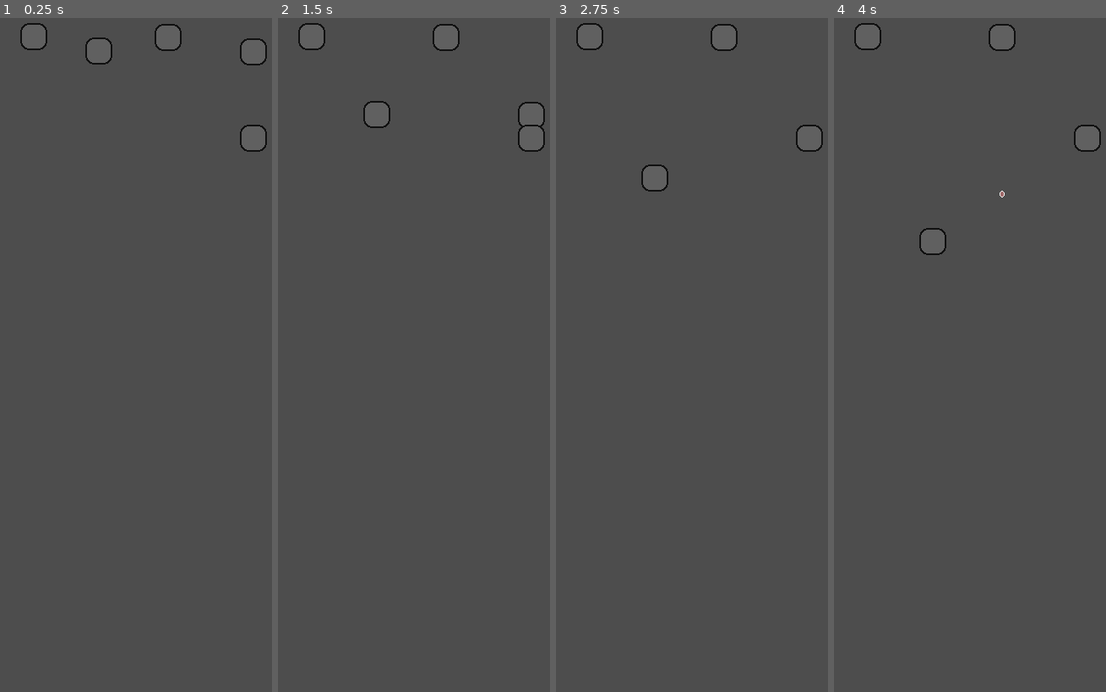
Above: before the commit, frames 1-4 (left to right).
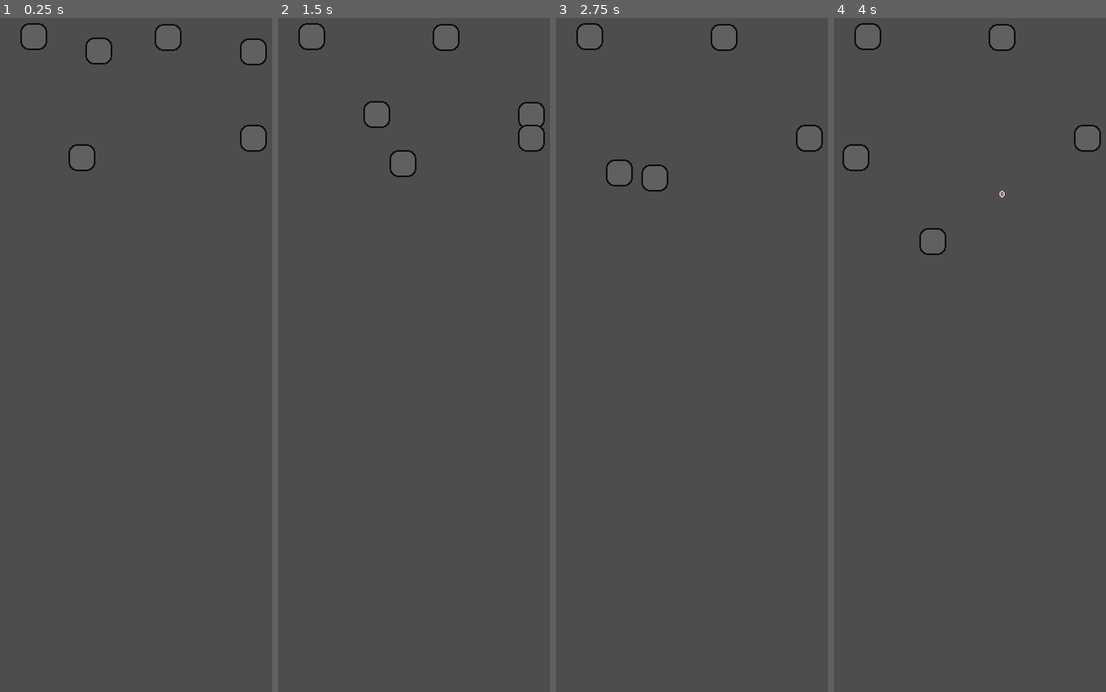
Above: after the commit, the same moments.

Repository: efevans/geometry-shooter-game
Game: Godot game, scene res://scenes/enemy/enemy_test.tscn
The game is run twice, just before and just after one commit, with the same random seed, the same clock (stepped at 60 frames per second) and the same inputs. This scene is started directly instead of the project's main scene.
Inputs:
- Up to frame 1 (0.25 s): no input
- Up to frame 2 (1.5 s): hold D (move_right) 0.53-1.28 s; hold S (move_down) from 1.28 s (still down)
- Up to frame 3 (2.75 s): release S (move_down) at 2.03 s; hold D (move_right) from 2.03 s (still down)
- Up to frame 4 (4 s): release D (move_right) at 2.78 s; hold W (move_up) 2.78-3.53 s; hold A (move_left) from 3.53 s (still down)

The runs differ from the first frame. In frame 1, less than 0.1% of the frame differs, in the area x 25-36%, y 18-23%; in frame 2, less than 0.1%; in frame 3, less than 0.1%; in frame 4, less than 0.1%.

Commit message:
Add enemy type that moves back and forth

Diff:
--- /dev/null
+++ b/scenes/components/move_sideways_component/move_sideways_component.gd
@@ -0,0 +1,9 @@
+extends Node
+
+@onready var path_follow_2d: PathFollow2D = %PathFollow2D
+
+
+func move(object: Node2D, speed: float) -> void:
+	var original_position := path_follow_2d.global_position
+	path_follow_2d.progress += speed
+	object.global_position += path_follow_2d.global_position - original_position
--- /dev/null
+++ b/scenes/components/move_sideways_component/move_sideways_component.tscn
@@ -0,0 +1,19 @@
+[gd_scene load_steps=3 format=3 uid="uid://cure2b7qudaha"]
+
+[ext_resource type="Script" path="res://scenes/components/move_sideways_component/move_sideways_component.gd" id="1_mjinc"]
+
+[sub_resource type="Curve2D" id="Curve2D_l37p1"]
+_data = {
+"points": PackedVector2Array(0, 0, 0, 0, 0, 0, -3.55848, 35.7721, 3.55848, -35.7721, 64, 24, -0.187288, 37.8323, 0.187288, -37.8323, -64, 24, 0, 0, 0, 0, 0, 0)
+}
+point_count = 4
+
+[node name="MoveSidewaysComponent" type="Node2D"]
+script = ExtResource("1_mjinc")
+
+[node name="Path2D" type="Path2D" parent="."]
+curve = SubResource("Curve2D_l37p1")
+
+[node name="PathFollow2D" type="PathFollow2D" parent="Path2D"]
+unique_name_in_owner = true
+rotates = false
--- a/scenes/enemy/enemy.gd
+++ b/scenes/enemy/enemy.gd
@@ -1,10 +1,11 @@
 extends Node2D
 
-const SPEED: float = 1.0
+const SPEED: float = 60.0
+
 @export var movement_component: Node
 
 
-func _physics_process(_delta: float) -> void:
+func _physics_process(delta: float) -> void:
 	if !movement_component:
 		return
-	movement_component.move(self, SPEED)
+	movement_component.move(self, SPEED * delta)
--- a/scenes/enemy/enemy_test.tscn
+++ b/scenes/enemy/enemy_test.tscn
@@ -6,6 +6,7 @@
 [ext_resource type="PackedScene" uid="uid://dlur44elqdbkg" path="res://scenes/enemy/die_on_hit_enemy/die_on_hit_enemy.tscn" id="4_g4w8w"]
 [ext_resource type="PackedScene" uid="uid://bsucvjrkive7c" path="res://scenes/components/move_forward_component/move_forward_component.tscn" id="5_ysrnn"]
 [ext_resource type="Texture2D" uid="uid://cqqx0fnucs4sd" path="res://scenes/enemy/enemy.png" id="6_1lm7k"]
+[ext_resource type="PackedScene" uid="uid://de7fdrcgbcp25" path="res://scenes/enemy/move_sideways_enemy/move_sideways_enemy.tscn" id="7_gxau2"]
 
 [sub_resource type="CircleShape2D" id="CircleShape2D_die47"]
 
@@ -35,3 +36,6 @@
 
 [node name="CollisionShape2D" type="CollisionShape2D" parent="Sprite2D/Area2D"]
 shape = SubResource("CircleShape2D_die47")
+
+[node name="MoveSidewaysEnemy" parent="." instance=ExtResource("7_gxau2")]
+position = Vector2(132, 159)
--- /dev/null
+++ b/scenes/enemy/move_sideways_enemy/move_sideways_enemy.tscn
@@ -0,0 +1,14 @@
+[gd_scene load_steps=4 format=3 uid="uid://de7fdrcgbcp25"]
+
+[ext_resource type="Script" path="res://scenes/enemy/enemy.gd" id="1_kbm63"]
+[ext_resource type="Texture2D" uid="uid://cqqx0fnucs4sd" path="res://scenes/enemy/enemy.png" id="2_44hyk"]
+[ext_resource type="PackedScene" uid="uid://cure2b7qudaha" path="res://scenes/components/move_sideways_component/move_sideways_component.tscn" id="3_gnfbv"]
+
+[node name="Enemy" type="Node2D" node_paths=PackedStringArray("movement_component")]
+script = ExtResource("1_kbm63")
+movement_component = NodePath("MoveSidewaysComponent")
+
+[node name="MoveSidewaysComponent" parent="." instance=ExtResource("3_gnfbv")]
+
+[node name="Sprite2D" type="Sprite2D" parent="."]
+texture = ExtResource("2_44hyk")
Not shown: 1 places in scenes/enemy/enemy_test.tscn that only renumber resources
Not shown, changed: README.md
